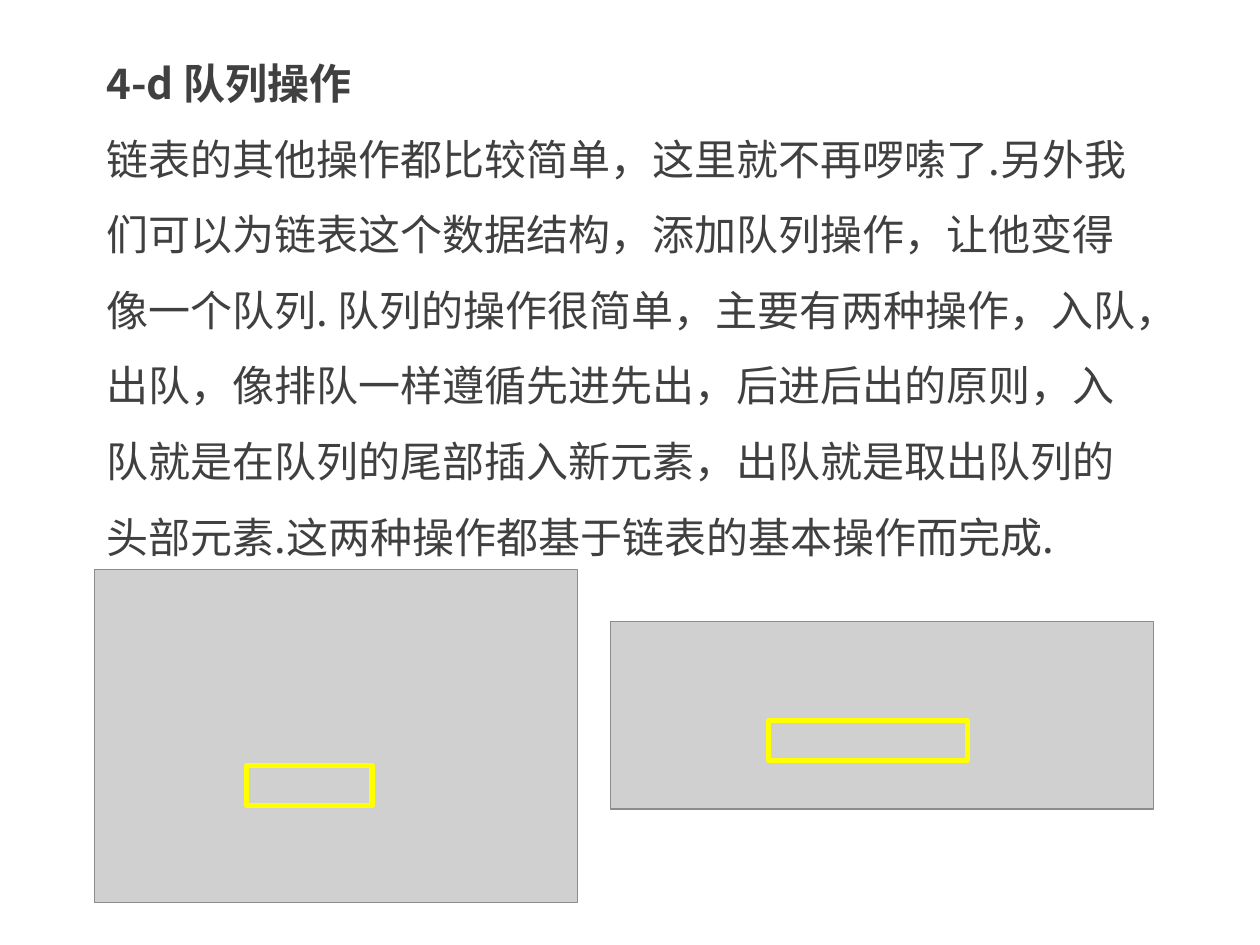
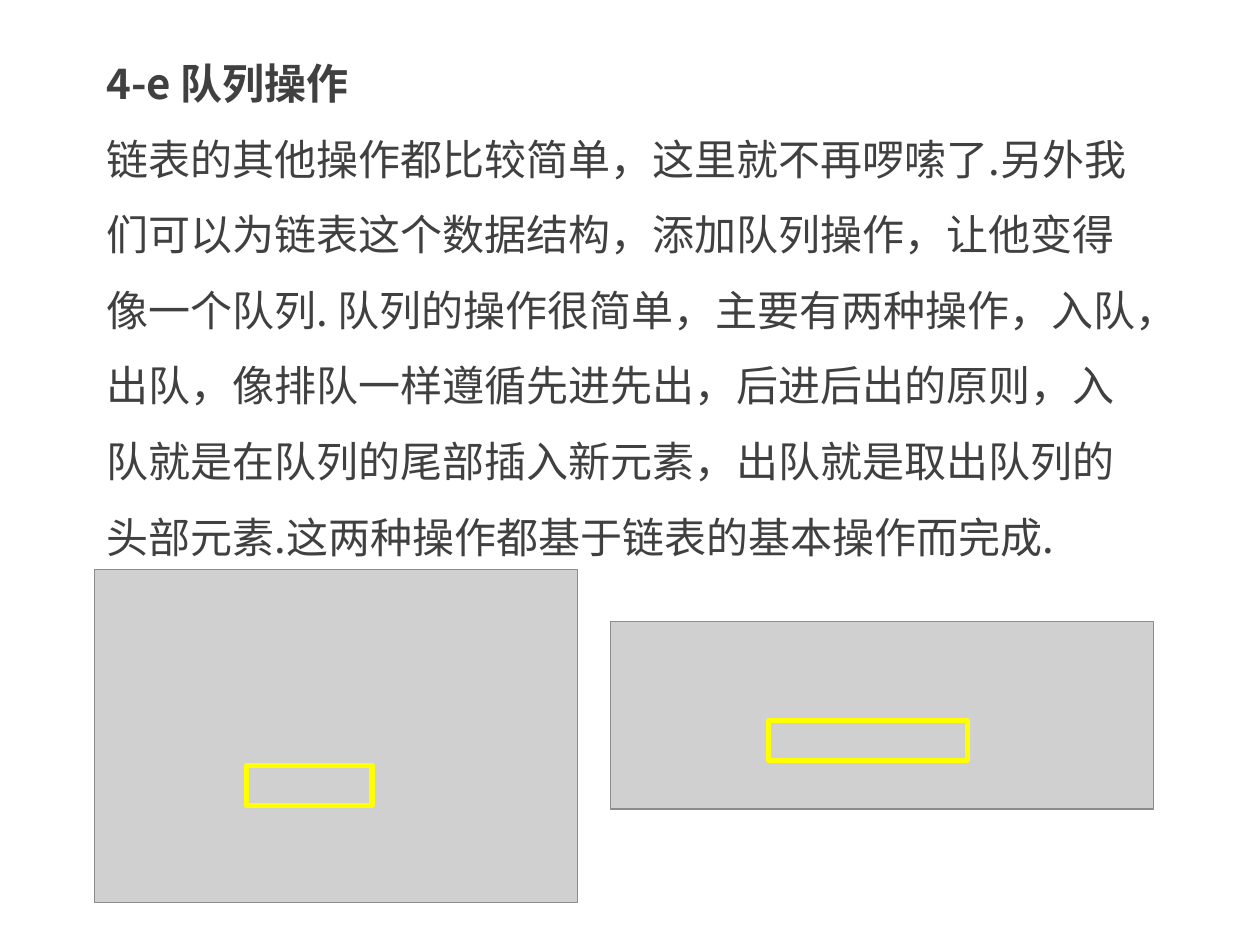
Before and after one commit to kong66/webAni, a slide deck: slide 14 of 24-svg-fireworks/24.pptx. Drawn at 1260x945 pixels with LibreOffice and Linux fonts; fonts in the diff are those of the drawing; grey boxes stand for pictures. Boxes give left, top, right and bottom in pixels: in the first picture for what was removed or moved away, otherwise in the second. Text is boxed around its words. In the diff, an @@ line names an element or a change of style, - is before the commit and + after.

```diff
--- a/24-svg-fireworks/24.pptx
+++ b/24-svg-fireworks/24.pptx
@@ text at (107, 63, 349, 103): text changed @@
-4-d 队列操作
+4-e 队列操作
```
Also in this commit, not shown: 7 other slides changed, 3 other files.
